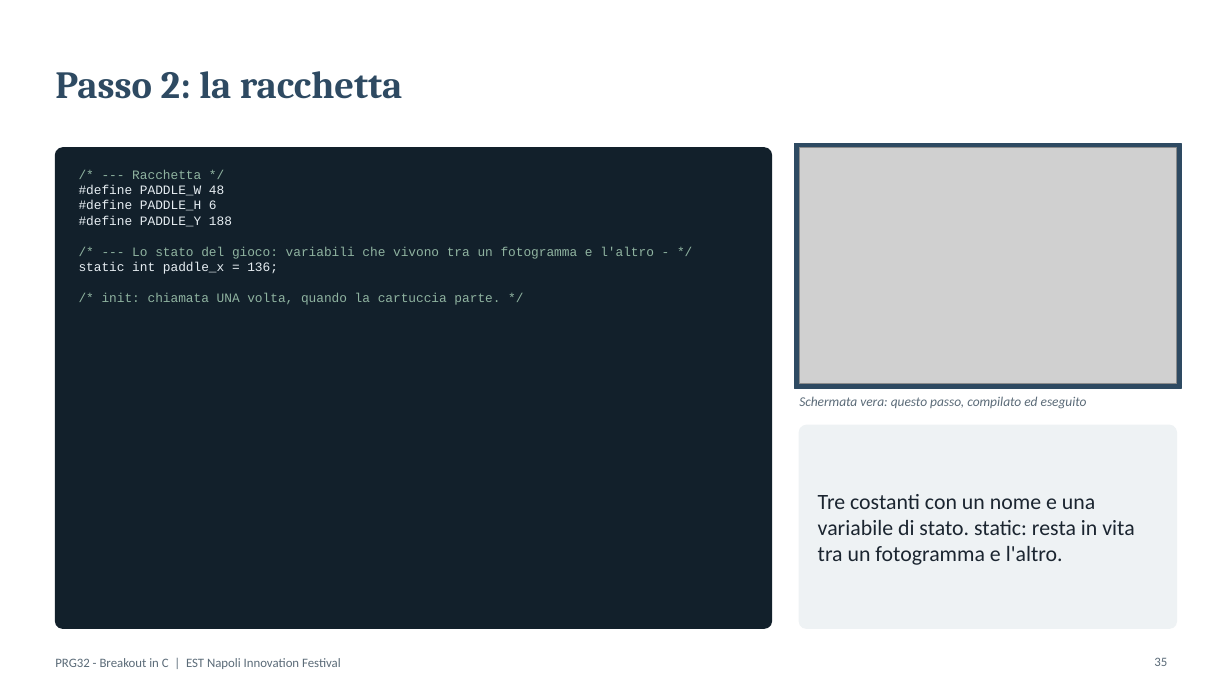
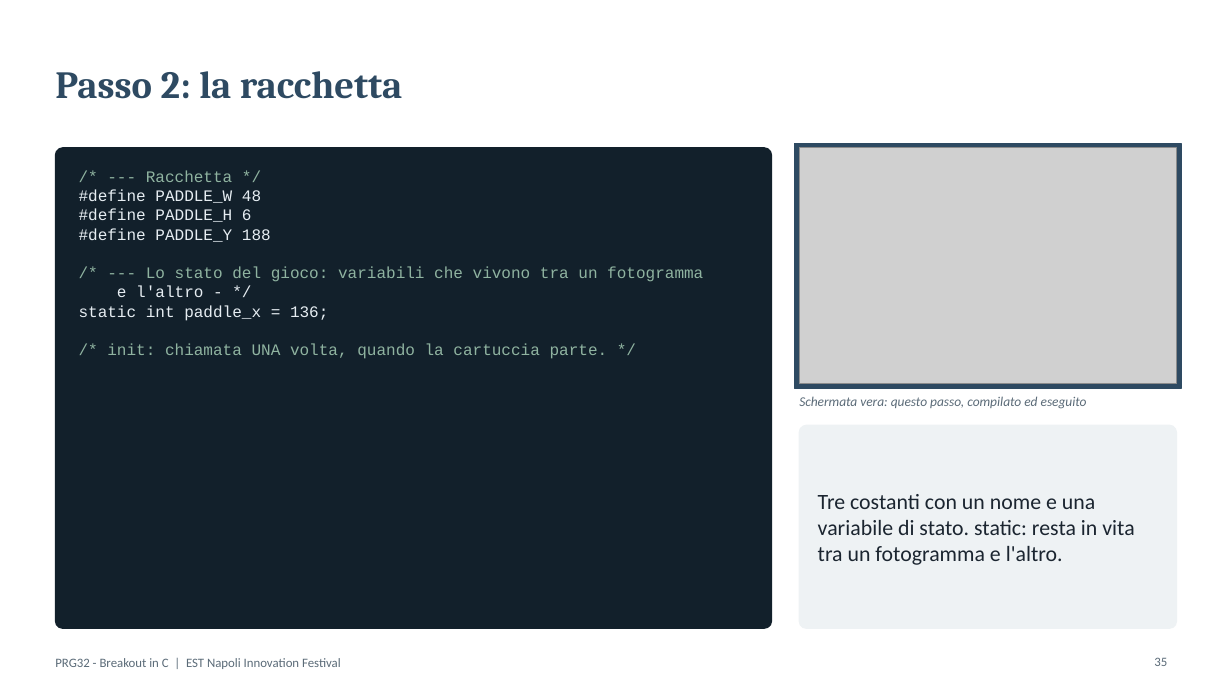
Before and after one commit to riscv-prg32/Playing-with-RISC-V_PRG32_textbook, a slide deck: slide 35 of workshops/EST-Napoli_Innovation_Festival/PRG32_Breakout_C.pptx. Drawn at 1232x693 pixels with LibreOffice and Linux fonts; fonts in the diff are those of the drawing; grey boxes stand for pictures. Boxes give left, top, right and bottom in pixels: in the first picture for what was removed or moved away, otherwise in the second. Text is boxed around its words. In the diff, an @@ line names an element or a change of style, - is before the commit and + after.

```diff
--- a/workshops/EST-Napoli_Innovation_Festival/PRG32_Breakout_C.pptx
+++ b/workshops/EST-Napoli_Innovation_Festival/PRG32_Breakout_C.pptx
@@ text at [79, 170, 608, 359]: size 10 to 12.5 pt in "/* --- Racchetta */", "#define PADDLE_W 48", "#define PADDLE_H 6", "#define PADDLE_Y 188" and 2 more places @@
@@ text at [117, 266, 703, 297]: text changed; size 10 to 12.5 pt @@
-/* --- Lo stato del gioco: variabili che vivono tra un fotogramma e l'altro - */
+/* --- Lo stato del gioco: variabili che vivono tra un fotogramma
+e l'altro - */
```
Also in this commit, not shown: 8 other slides changed, 43 other files.
